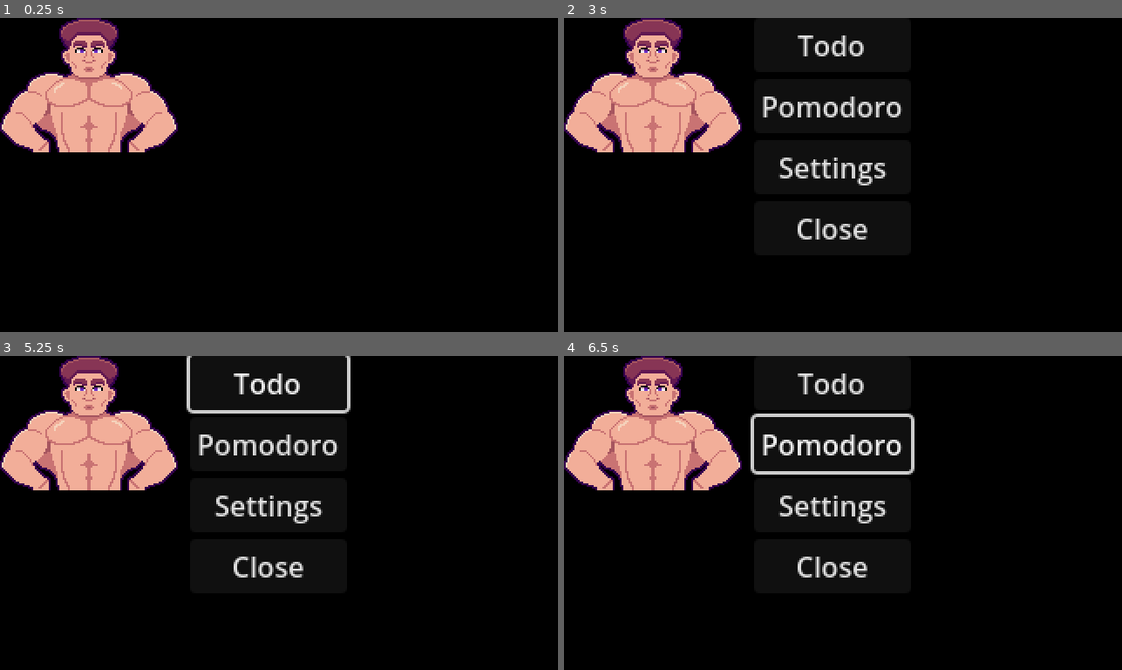
Above: before the commit, frames 1-4 (two rows, left to right).
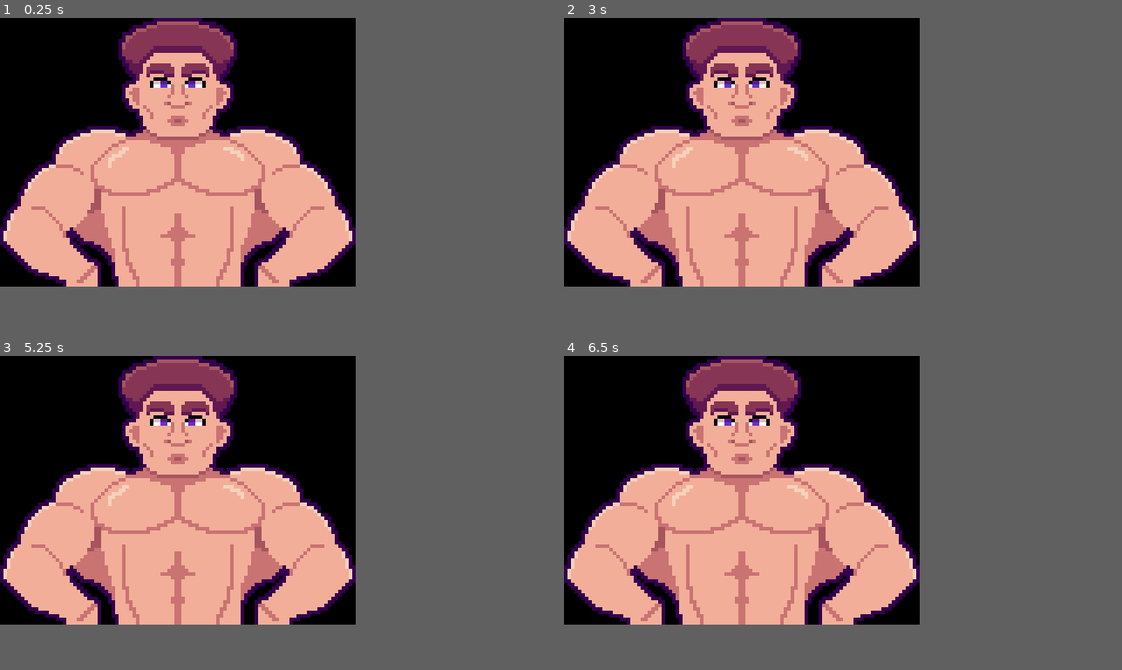
Above: after the commit, the same moments.

Repository: Orobinette/Desktop-Companion
Game: Godot game, scene res://Scenes/scn_companion.tscn
The game is run twice, just before and just after one commit, with the same random seed, the same clock (stepped at 60 frames per second) and the same inputs.
Inputs (mouse positions are in pixels of both pictures, inside the frame that each line leads up to):
- Up to frame 1 (0.25 s): no input
- Up to frame 2 (3 s): click (653, 83) at 0.52 s; click (653, 83) at 1.27 s; click (653, 83) at 2.02 s; tap Enter (ui_accept) at 2.75 s; move the mouse to (965, 159) at 2.77 s; press the mouse at (965, 159) at 2.78 s
- Up to frame 3 (5.25 s): tap Enter (ui_accept) at 3.02, 3.5, 3.77, 4.25 s; move the mouse to (167, 528) at 3.52 s; release the mouse at (167, 528) at 3.53 s; click (167, 528) at 3.6 s; move the mouse to (334, 443) at 4.27 s; press the mouse at (334, 443) at 4.28 s; release the mouse at (334, 443) at 5 s; click (267, 384) at 5 s, where only the run before the commit has a clickable "Todo"
- Up to frame 4 (6.5 s): click (831, 443) at 5.75 s, where only the run before the commit has a clickable "Pomodoro"
The window is 640x360 before the commit and 408x308 after it. Grey fills any space a smaller window leaves; there, only what the larger window draws over its background counts as a difference.

The runs differ from the first frame. In frame 1, 37% of the frame differs, in the area x 0-64%, y 0-86%; in frame 2, 38%; in frame 3, 39%; in frame 4, 39%.

Commit message:
Click + drag controls

Diff:
--- a/Scenes/scn_companion.tscn
+++ b/Scenes/scn_companion.tscn
@@ -1,22 +1,21 @@
-[gd_scene load_steps=3 format=3 uid="uid://b6c2nw8pk2ivf"]
+[gd_scene load_steps=4 format=3 uid="uid://b6c2nw8pk2ivf"]
 
 [ext_resource type="Script" path="res://Scripts/Controls.gd" id="1_gfw5g"]
 [ext_resource type="Texture2D" uid="uid://crs52u6mkfowh" path="res://Sprites/spr_body_builder.png" id="2_vkx8g"]
 
-[node name="Companion" type="Node2D" node_paths=PackedStringArray("todo_button", "pomodoro_button", "settings_button", "close_button", "container")]
+[sub_resource type="RectangleShape2D" id="RectangleShape2D_1vy3q"]
+size = Vector2(102, 77)
+
+[node name="Companion" type="Sprite2D" node_paths=PackedStringArray("todo_button", "pomodoro_button", "settings_button", "close_button", "container", "click_timer")]
+texture = ExtResource("2_vkx8g")
+centered = false
 script = ExtResource("1_gfw5g")
 todo_button = NodePath("VBoxContainer/Todo")
 pomodoro_button = NodePath("VBoxContainer/Pomodoro")
 settings_button = NodePath("VBoxContainer/Settings")
 close_button = NodePath("VBoxContainer/Close")
 container = NodePath("VBoxContainer")
-
-[node name="Companion button" type="TextureButton" parent="."]
-offset_right = 102.0
-offset_bottom = 77.0
-toggle_mode = true
-button_mask = 2
-texture_normal = ExtResource("2_vkx8g")
+click_timer = NodePath("Click timer")
 
 [node name="VBoxContainer" type="VBoxContainer" parent="."]
 process_mode = 4
@@ -42,7 +41,18 @@
 layout_mode = 2
 text = "Close"
 
-[connection signal="toggled" from="Companion button" to="." method="_on_companion_button_toggled"]
+[node name="StaticBody2D" type="StaticBody2D" parent="."]
+input_pickable = true
+
+[node name="CollisionShape2D" type="CollisionShape2D" parent="StaticBody2D"]
+position = Vector2(51, 39)
+shape = SubResource("RectangleShape2D_1vy3q")
+
+[node name="Click timer" type="Timer" parent="."]
+wait_time = 0.05
+one_shot = true
+
 [connection signal="pressed" from="VBoxContainer/Todo" to="." method="_on_todo_pressed"]
 [connection signal="pressed" from="VBoxContainer/Pomodoro" to="." method="_on_pomodoro_pressed"]
 [connection signal="pressed" from="VBoxContainer/Close" to="." method="_on_close_pressed"]
+[connection signal="input_event" from="StaticBody2D" to="." method="_on_companion_event"]
--- a/Scripts/Controls.gd
+++ b/Scripts/Controls.gd
@@ -1,11 +1,17 @@
-extends Node
+extends Node2D
 
+@onready var win: Window = get_window()
 @export var companion_button: Button
 @export var todo_button: Button
 @export var pomodoro_button: Button
 @export var settings_button: Button
 @export var close_button: Button
 @export var container: VBoxContainer
+@export var click_timer: Timer
+
+var buttons_on: bool = false
+var dragging: bool
+var offset: int
 
 var todo_win
 var pomodoro_win
@@ -28,8 +34,22 @@
 	close_pomodoro()
 	pomodoro_win.close_requested.connect(close_pomodoro)
 
-func _on_companion_button_toggled(on: bool):
-	if on:
+func _process(_delta):
+	if Input.is_action_just_pressed("interact"): # Initial press
+		offset = win.position.x - DisplayServer.mouse_get_position().x
+		click_timer.start(0.05)
+	elif Input.is_action_just_released("interact") and !click_timer.is_stopped(): # Left Click
+			print("click")
+	elif Input.is_action_pressed("interact") and click_timer.is_stopped(): # Left Drag
+		win.position.x = DisplayServer.mouse_get_position().x + offset
+
+	if Input.is_action_just_pressed("open_quick_menu"): # Right click
+		toggle_buttons()
+
+func toggle_buttons():
+	buttons_on = !buttons_on
+
+	if buttons_on:
 		container.process_mode = PROCESS_MODE_INHERIT
 		container.visible = true
 	else:
--- a/project.godot
+++ b/project.godot
@@ -19,13 +19,13 @@
 
 [display]
 
-window/size/viewport_width=320
-window/size/viewport_height=180
+window/size/viewport_width=102
+window/size/viewport_height=77
 window/size/resizable=false
 window/size/borderless=true
 window/size/transparent=true
-window/size/window_width_override=640
-window/size/window_height_override=360
+window/size/window_width_override=204
+window/size/window_height_override=154
 window/subwindows/embed_subwindows=false
 window/stretch/mode="viewport"
 window/stretch/scale_mode="integer"
@@ -39,6 +39,16 @@
 , Object(InputEventKey,"resource_local_to_scene":false,"resource_name":"","device":0,"window_id":0,"alt_pressed":false,"shift_pressed":false,"ctrl_pressed":false,"meta_pressed":false,"pressed":false,"keycode":4194310,"physical_keycode":0,"key_label":0,"unicode":0,"echo":false,"script":null)
 ]
 }
+interact={
+"deadzone": 0.5,
+"events": [Object(InputEventMouseButton,"resource_local_to_scene":false,"resource_name":"","device":-1,"window_id":0,"alt_pressed":false,"shift_pressed":false,"ctrl_pressed":false,"meta_pressed":false,"button_mask":1,"position":Vector2(240, 14),"global_position":Vector2(244, 55),"factor":1.0,"button_index":1,"canceled":false,"pressed":true,"double_click":false,"script":null)
+]
+}
+open_quick_menu={
+"deadzone": 0.5,
+"events": [Object(InputEventMouseButton,"resource_local_to_scene":false,"resource_name":"","device":-1,"window_id":0,"alt_pressed":false,"shift_pressed":false,"ctrl_pressed":false,"meta_pressed":false,"button_mask":2,"position":Vector2(107, 16),"global_position":Vector2(111, 57),"factor":1.0,"button_index":2,"canceled":false,"pressed":true,"double_click":false,"script":null)
+]
+}
 
 [rendering]
 
